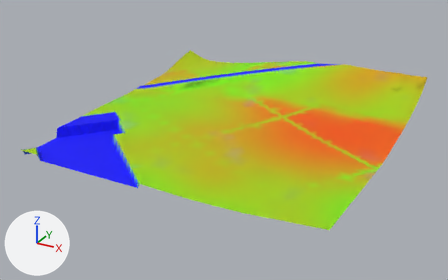
One commit to the glTF model games/yorimichi/assets/belmonte/meshes/SM_BM_BT_Terrain_5_3.glb: the scene before it, then after it.
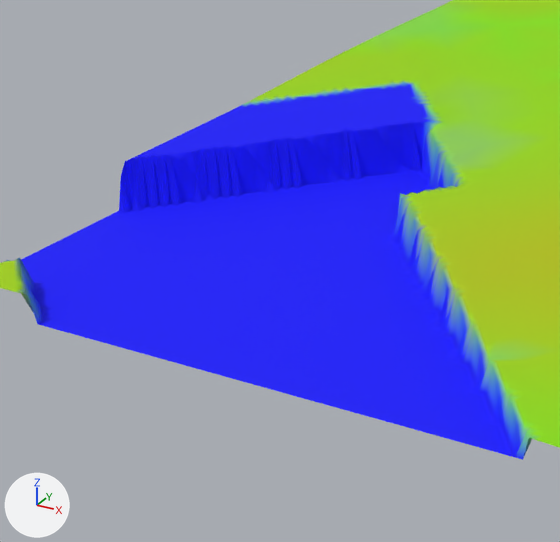
Old and new are each drawn whole from a 50 mm lens placed at (611.1, -145.9, 205.7), pointed at (376.3, 281.0, -7.8) and again close up on the part from 7% to 32% of the width and 34% to 73% of the height. The axes (+X, +Y, +Z) are drawn at lower left. The lights are the same throughout. The older version's two pictures come first.

The first close-up shows 'SM_BM_BT_Terrain_5_3'.
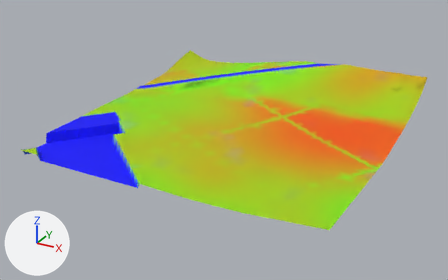
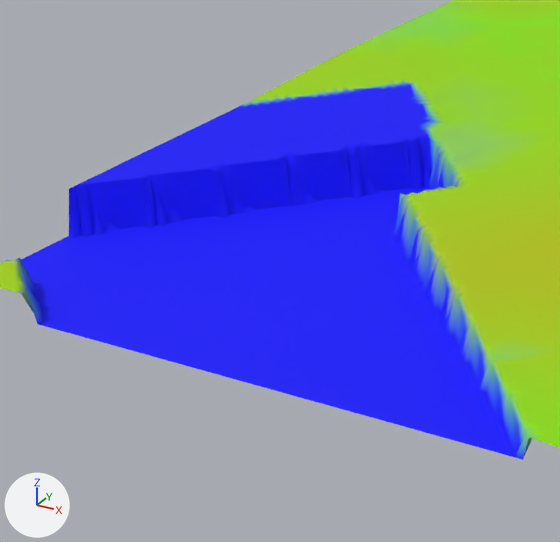
Pixel boxes [x1, y1, x2, y2] of what changed, in the close-ups (560 x 542 px; the box of a moved part takes in the faces that stretch with it):
'SM_BM_BT_Terrain_5_3', reshaped, shading changed
    both: [0, 0, 560, 460]
part 1 of me_sm_bt_terrain_5_3, moved or reshaped
    both: [69, 123, 435, 237]
part 2 of me_sm_bt_terrain_5_3, shading changed
    before: [66, 177, 427, 240]
    after: [66, 134, 425, 240]

Diff of the bpy script that builds the scene:
```diff
--- a/games/yorimichi/assets/belmonte/meshes/SM_BM_BT_Terrain_5_3.glb.py
+++ b/games/yorimichi/assets/belmonte/meshes/SM_BM_BT_Terrain_5_3.glb.py
@@ me_sm_bt_terrain_5_3 @@
 me_sm_bt_terrain_5_3.from_pydata(...)  # 5996 vertices, 11725 faces; spans x 256.0..512.0, y 168.0..424.0, z -3.0..30.0
 # used by ob_sm_bm_bt_terrain_5_3; location = (0.0, 0.0, 0.0)
+# me_sm_bt_terrain_5_3 part 1: 273 of 5996 vertices moved; they spanned x 256.0..294.0, y 197.0..248.0, z -3.0..4.0 and now span x 256.0..294.0, y 197.0..248.0, z -2.0..5.0; mean shift (0.0, 0.0, 8.0); largest move (264.0, 208.0, -3.0) -> (264.0, 208.0, 5.0)
+# me_sm_bt_terrain_5_3 part 2: 282 of the faces centred in x 256.0..295.0, y 195.0..243.0, z -3.0 are now shaded smooth
 me_sm_bt_terrain_5_3.materials.append(mat_bm_000_m_terrain_038)
```
